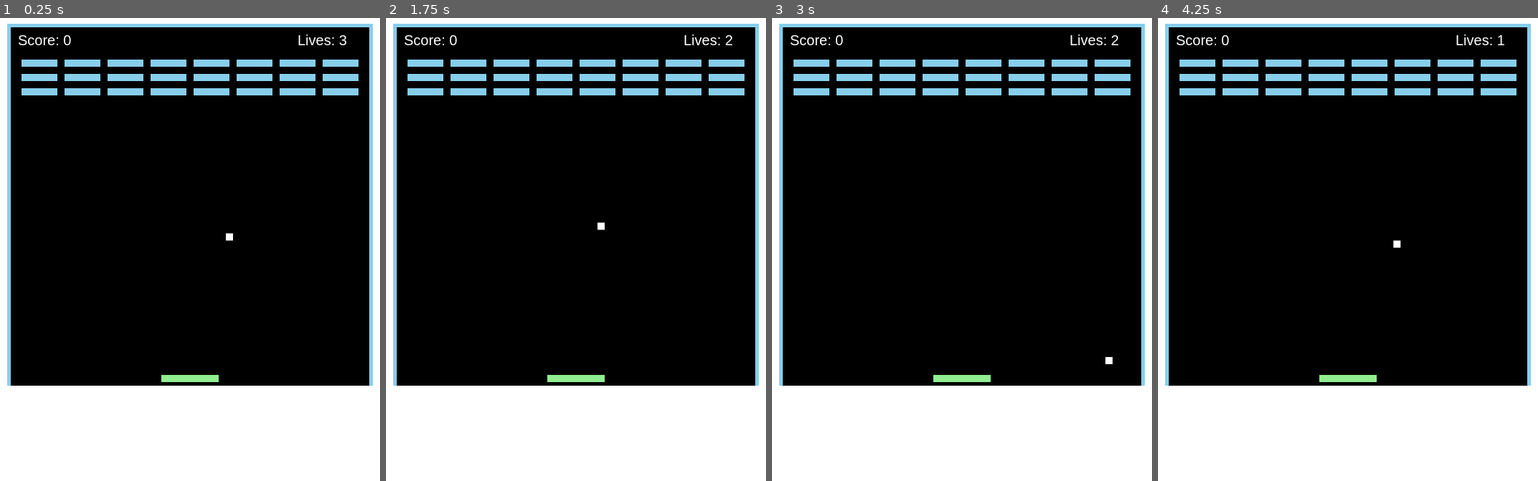
Above: before the commit, frames 1-4 (left to right).
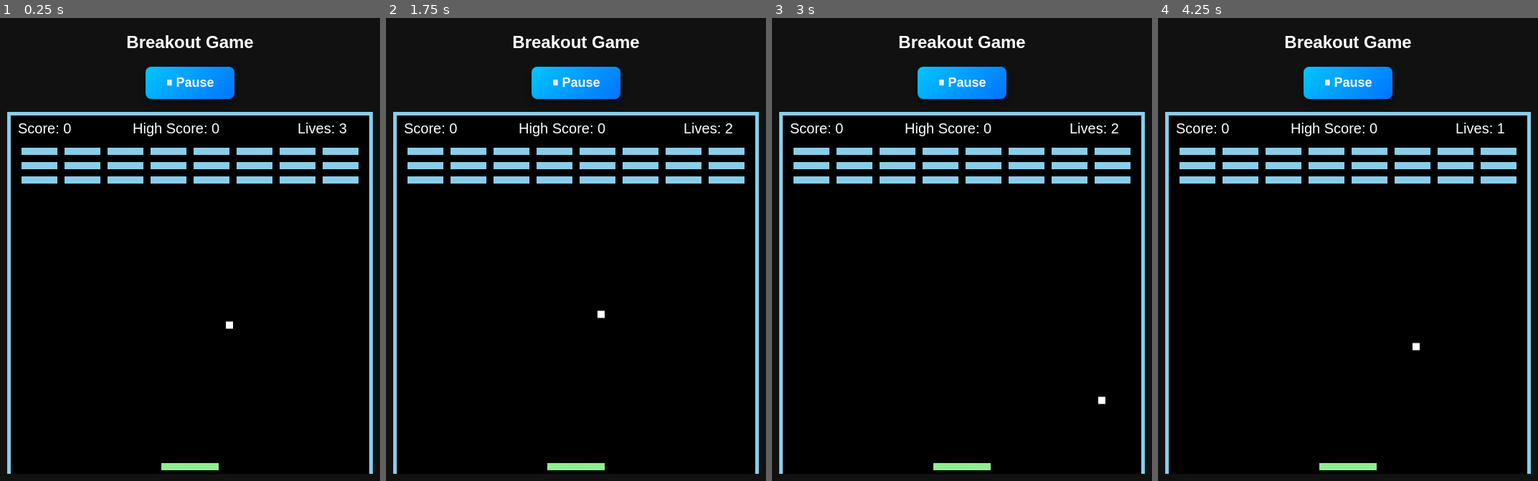
Above: after the commit, the same moments.

Repository: Yelle-stack/BreakoutGame
Game: browser game, page index.html
The game is run twice, just before and just after one commit, with the same random seed, the same clock (stepped at 60 frames per second) and the same inputs.
Inputs (mouse positions are in pixels of both pictures, inside the frame that each line leads up to):
- Up to frame 1 (0.25 s): no input
- Up to frame 2 (1.75 s): no input
- Up to frame 3 (3 s): click (962, 82) at 2.02 s, where only the run after the commit has a clickable "⏸ Pause"; click (962, 82) at 2.47 s, where only the run after the commit has a clickable "▶ Resume"; tap Space at 2.52 s
- Up to frame 4 (4.25 s): tap P at 3.52 s; click (1348, 82) at 3.67 s, where only the run after the commit has a clickable "▶ Resume"

The runs differ from the first frame. In frame 1, 36% of the frame differs, in the area x 0-100%, y 0-100%; in frame 2, 36%; in frame 3, 36%; in frame 4, 36%.

Commit message:
Add sounds and update game logic

Diff:
--- a/breakout.css
+++ b/breakout.css
@@ -1,6 +1,8 @@
 body {
     text-align: center;
     font-family: Arial, Helvetica, sans-serif;
+    background: #111;
+    color: white;
 }
 
 #board {
@@ -9,3 +11,42 @@
     border-left: 5px solid skyblue;
     border-right: 5px solid skyblue;
 }
+
+/* Pause button */
+
+.pause-button {
+    padding: 12px 28px;
+    font-size: 18px;
+    font-weight: bold;
+
+    background: linear-gradient(
+        135deg,
+        #00c6ff,
+        #0072ff
+    );
+
+    color: white;
+
+    border: none;
+
+    border-radius: 8px;
+
+    cursor: pointer;
+
+    transition: all 0.2s ease;
+
+    box-shadow: 0 4px 10px rgba(
+        0,
+        0,
+        0,
+        0.4
+    );
+}
+
+.pause-button:hover {
+    transform: scale(1.05);
+}
+
+.pause-button:active {
+    transform: scale(0.95);
+}
--- a/breakout.js
+++ b/breakout.js
@@ -3,83 +3,167 @@
         this.width = 80;
         this.height = 10;
         this.velocityX = 400;
-        this.x = boardWidth / 2 - this.width / 2;
-        this.y = boardHeight - this.height - 5;
+
+        this.x =
+            boardWidth / 2 -
+            this.width / 2;
+
+        this.y =
+            boardHeight -
+            this.height -
+            5;
     }
 
     move(direction, deltaTime, boardWidth) {
-        let nextX = this.x + direction * this.velocityX * deltaTime;
-
-        if (nextX >= 0 && nextX + this.width <= boardWidth) {
+
+        let nextX =
+            this.x +
+            direction *
+            this.velocityX *
+            deltaTime;
+
+        if (
+            nextX >= 0 &&
+            nextX + this.width <= boardWidth
+        ) {
             this.x = nextX;
         }
     }
 
     draw(ctx) {
         ctx.fillStyle = "lightgreen";
-        ctx.fillRect(this.x, this.y, this.width, this.height);
-    }
-    }
+
+        ctx.fillRect(
+            this.x,
+            this.y,
+            this.width,
+            this.height
+        );
+    }
+}
 
 class Ball {
     constructor(boardWidth, boardHeight) {
+
         this.width = 10;
         this.height = 10;
-        this.reset(boardWidth, boardHeight);
+
+        this.reset(
+            boardWidth,
+            boardHeight
+        );
     }
 
     reset(boardWidth, boardHeight) {
-        this.x = boardWidth / 2;
-        this.y = boardHeight / 2;
+
+        this.x =
+            boardWidth / 2;
+
+        this.y =
+            boardHeight / 2;
+
         this.velocityX = 200;
         this.velocityY = 150;
     }
 
     update(deltaTime) {
-        this.x += this.velocityX * deltaTime;
-        this.y += this.velocityY * deltaTime;
-    }
+
+        this.x +=
+            this.velocityX *
+            deltaTime;
+
+        this.y +=
+            this.velocityY *
+            deltaTime;
+    }
+
     draw(ctx) {
+
         ctx.fillStyle = "white";
-        ctx.fillRect(this.x, this.y, this.width, this.height);
+
+        ctx.fillRect(
+            this.x,
+            this.y,
+            this.width,
+            this.height
+        );
     }
 }
 
 class Block {
     constructor(x, y) {
+
         this.x = x;
         this.y = y;
+
         this.width = 50;
         this.height = 10;
+
         this.break = false;
     }
 
     draw(ctx) {
+
         if (!this.break) {
-            ctx.fillStyle = "skyblue";
-            ctx.fillRect(this.x, this.y, this.width, this.height);
+
+            ctx.fillStyle =
+                "skyblue";
+
+            ctx.fillRect(
+                this.x,
+                this.y,
+                this.width,
+                this.height
+            );
         }
     }
 }
+
 class Game {
     constructor() {
-        this.board = document.getElementById("board");
-        this.ctx = this.board.getContext("2d");
+
+        this.board =
+            document.getElementById(
+                "board"
+            );
+
+        this.ctx =
+            this.board.getContext("2d");
 
         this.boardWidth = 500;
         this.boardHeight = 500;
 
-        this.board.width = this.boardWidth;
-        this.board.height = this.boardHeight;
-
-        this.player = new Player(this.boardWidth, this.boardHeight);
-        this.ball = new Ball(this.boardWidth, this.boardHeight);
+        this.board.width =
+            this.boardWidth;
+
+        this.board.height =
+            this.boardHeight;
+
+        this.player =
+            new Player(
+                this.boardWidth,
+                this.boardHeight
+            );
+
+        this.ball =
+            new Ball(
+                this.boardWidth,
+                this.boardHeight
+            );
 
         this.blocks = [];
+
         this.blockRows = 3;
         this.blockColumns = 8;
         this.blockMaxRows = 10;
+
         this.score = 0;
+
+        this.highScore =
+            localStorage.getItem(
+                "breakoutHighScore"
+            ) || 0;
+
         this.lives = 3;
 
         this.gameOver = false;
@@ -88,66 +172,199 @@
         this.lastTime = 0;
         this.direction = 0;
 
+        // Sounds
+
+        this.bounceSound =
+            document.getElementById(
+                "bounceSound"
+            );
+
+        this.gameOverSound =
+            document.getElementById(
+                "gameOverSound"
+            );
+
         this.createBlocks();
+
         this.addControls();
 
-        requestAnimationFrame((time) => this.update(time));
-    }
-     addControls() {
-        document.addEventListener("keydown", (e) => {
-            if (e.code === "ArrowLeft") this.direction = -1;
-            if (e.code === "ArrowRight") this.direction = 1;
-
-            if (e.code === "KeyP") {
-                this.paused = !this.paused;
+        requestAnimationFrame(
+            (time) =>
+                this.update(time)
+        );
+    }
+
+    addControls() {
+
+        document.addEventListener(
+            "keydown",
+            (e) => {
+
+                if (
+                    e.code ===
+                    "ArrowLeft"
+                )
+                    this.direction = -1;
+
+                if (
+                    e.code ===
+                    "ArrowRight"
+                )
+                    this.direction = 1;
+
+                if (
+                    e.code ===
+                    "KeyP"
+                )
+                    this.togglePause();
+
+                if (
+                    this.gameOver &&
+                    e.code === "Space"
+                )
+                    this.resetGame();
             }
-
-            if (this.gameOver && e.code === "Space") {
-                this.resetGame();
+        );
+
+        document.addEventListener(
+            "keyup",
+            () => {
+                this.direction = 0;
             }
-        });
-
-        document.addEventListener("keyup", () => {
-            this.direction = 0;
-        });
-    }
+        );
+
+        document
+            .getElementById(
+                "pauseBtn"
+            )
+            .addEventListener(
+                "click",
+                () => {
+                    this.togglePause();
+                }
+            );
+    }
+
+    togglePause() {
+
+        this.paused =
+            !this.paused;
+
+        let btn =
+            document.getElementById(
+                "pauseBtn"
+            );
+
+        if (this.paused) {
+
+            btn.textContent =
+                "▶ Resume";
+
+        } else {
+
+            btn.textContent =
+                "⏸ Pause";
+        }
+    }
+
     createBlocks() {
+
         this.blocks = [];
 
         let startX = 15;
         let startY = 45;
 
-        for (let c = 0; c < this.blockColumns; c++) {
-            for (let r = 0; r < this.blockRows; r++) {
-                let x = startX + c * 60;
-                let y = startY + r * 20;
-                this.blocks.push(new Block(x, y));
+        for (
+            let c = 0;
+            c < this.blockColumns;
+            c++
+        ) {
+
+            for (
+                let r = 0;
+                r < this.blockRows;
+                r++
+            ) {
+
+                let x =
+                    startX +
+                    c * 60;
+
+                let y =
+                    startY +
+                    r * 20;
+
+                this.blocks.push(
+                    new Block(x, y)
+                );
             }
         }
     }
+
     detectCollision(a, b) {
+
         return (
-            a.x < b.x + b.width &&
-            a.x + a.width > b.x &&
-            a.y < b.y + b.height &&
-            a.y + a.height > b.y
-        );
-    }
-     update(time) {
-        let deltaTime = (time - this.lastTime) / 1000;
+            a.x <
+                b.x +
+                    b.width &&
+            a.x +
+                a.width >
+                b.x &&
+            a.y <
+                b.y +
+                    b.height &&
+            a.y +
+                a.height >
+                b.y
+        );
+    }
+
+    update(time) {
+
+        let deltaTime =
+            (time -
+                this.lastTime) /
+            1000;
+
         this.lastTime = time;
 
-        requestAnimationFrame((t) => this.update(t));
-
-        if (this.paused || this.gameOver) return;
-
-        this.ctx.clearRect(0, 0, this.boardWidth, this.boardHeight);
-
-        this.player.move(this.direction, deltaTime, this.boardWidth);
-        this.player.draw(this.ctx);
-
-        this.ball.update(deltaTime);
-        this.ball.draw(this.ctx);
+        requestAnimationFrame(
+            (t) =>
+                this.update(t)
+        );
+
+        this.ctx.clearRect(
+            0,
+            0,
+            this.boardWidth,
+            this.boardHeight
+        );
+
+        if (
+            this.paused ||
+            this.gameOver
+        ) {
+            this.drawUI();
+            return;
+        }
+
+        this.player.move(
+            this.direction,
+            deltaTime,
+            this.boardWidth
+        );
+
+        this.player.draw(
+            this.ctx
+        );
+
+        this.ball.update(
+            deltaTime
+        );
+
+        this.ball.draw(
+            this.ctx
+        );
 
         this.handleWallCollision();
         this.handlePlayerCollision();
@@ -155,100 +372,232 @@
 
         this.drawUI();
     }
+
     handleWallCollision() {
+
         if (this.ball.y <= 0) {
+
             this.ball.velocityY *= -1;
+
+            this.playBounce();
         }
 
         if (
             this.ball.x <= 0 ||
-            this.ball.x + this.ball.width >= this.boardWidth
-        ) {
+            this.ball.x +
+                this.ball.width >=
+                this.boardWidth
+        ) {
+
             this.ball.velocityX *= -1;
-        }
-
-        if (this.ball.y + this.ball.height >= this.boardHeight) {
+
+            this.playBounce();
+        }
+
+        if (
+            this.ball.y +
+                this.ball.height >=
+            this.boardHeight
+        ) {
+
             this.lives--;
 
-            if (this.lives <= 0) {
-                this.gameOver = true;
+            if (
+                this.lives <= 0
+            ) {
+
+                this.gameOver =
+                    true;
+
+                this.saveHighScore();
+
+                if (
+                    this.gameOverSound
+                )
+                    this.gameOverSound.play();
             } else {
-                this.ball.reset(this.boardWidth, this.boardHeight);
+
+                this.ball.reset(
+                    this.boardWidth,
+                    this.boardHeight
+                );
             }
         }
     }
-     handlePlayerCollision() {
-        if (this.detectCollision(this.ball, this.player)) {
-            this.ball.velocityY = -Math.abs(this.ball.velocityY);
+
+    handlePlayerCollision() {
+
+        if (
+            this.detectCollision(
+                this.ball,
+                this.player
+            )
+        ) {
+
+            this.ball.velocityY =
+                -Math.abs(
+                    this.ball.velocityY
+                );
+
+            this.playBounce();
         }
     }
 
     handleBlockCollision() {
+
         let remaining = 0;
 
-        for (let block of this.blocks) {
+        for (
+            let block of this.blocks
+        ) {
+
             if (!block.break) {
-                if (this.detectCollision(this.ball, block)) {
-                    block.break = true;
-                    this.ball.velocityY *= -1;
+
+                if (
+                    this.detectCollision(
+                        this.ball,
+                        block
+                    )
+                ) {
+
+                    block.break =
+                        true;
+
+                    this.ball.velocityY *=
+                        -1;
+
                     this.score += 100;
+
+                    this.playBounce();
                 } else {
+
                     remaining++;
                 }
 
-                block.draw(this.ctx);
+                block.draw(
+                    this.ctx
+                );
             }
         }
-         if (remaining === 0) {
-            this.blockRows = Math.min(
-                this.blockRows + 1,
-                this.blockMaxRows
-            );
+
+        if (remaining === 0) {
+
+            this.blockRows =
+                Math.min(
+                    this.blockRows +
+                        1,
+                    this.blockMaxRows
+                );
 
             this.score += 1000;
+
             this.createBlocks();
         }
     }
 
+    playBounce() {
+
+        if (!this.bounceSound)
+            return;
+
+        this.bounceSound.currentTime = 0;
+
+        this.bounceSound.play();
+    }
+
+    saveHighScore() {
+
+        if (
+            this.score >
+            this.highScore
+        ) {
+
+            this.highScore =
+                this.score;
+
+            localStorage.setItem(
+                "breakoutHighScore",
+                this.highScore
+            );
+        }
+    }
+
     drawUI() {
-        this.ctx.fillStyle = "white";
-        this.ctx.font = "20px sans-serif";
-
-        this.ctx.fillText("Score: " + this.score, 10, 25);
-        this.ctx.fillText("Lives: " + this.lives, 400, 25);
+
+        this.ctx.fillStyle =
+            "white";
+
+        this.ctx.font =
+            "20px sans-serif";
+
+        this.ctx.fillText(
+            "Score: " +
+                this.score,
+            10,
+            25
+        );
+
+        this.ctx.fillText(
+            "High Score: " +
+                this.highScore,
+            170,
+            25
+        );
+
+        this.ctx.fillText(
+            "Lives: " +
+                this.lives,
+            400,
+            25
+        );
 
         if (this.paused) {
-            this.ctx.fillText("PAUSED", 220, 250);
-        }
-         if (this.gameOver) {
+
+            this.ctx.font =
+                "30px sans-serif";
+
+            this.ctx.fillText(
+                "PAUSED",
+                200,
+                250
+            );
+        }
+
+        if (this.gameOver) {
+
+            this.ctx.font =
+                "25px sans-serif";
+
             this.ctx.fillText(
                 "Game Over — Press Space",
-                140,
+                110,
                 250
             );
         }
     }
 
     resetGame() {
+
         this.score = 0;
         this.lives = 3;
         this.blockRows = 3;
         this.gameOver = false;
 
-        this.player = new Player(
-            this.boardWidth,
-            this.boardHeight
-        );
+        this.player =
+            new Player(
+                this.boardWidth,
+                this.boardHeight
+            );
 
         this.ball.reset(
             this.boardWidth,
             this.boardHeight
         );
-                this.createBlocks();
+
+        this.createBlocks();
     }
 }
 
-// Lancer le jeu quand la page est chargée
 window.onload = () => {
     new Game();
 };
--- a/index.html
+++ b/index.html
@@ -4,10 +4,26 @@
     <meta charset="UTF-8">
     <meta name="viewport" content="width=device-width, initial-scale=1.0">
     <title>Breakout</title>
+
     <link rel="stylesheet" href="breakout.css">
     <script src="breakout.js" defer></script>
 </head>
 <body>
-    <canvas id="board"></canvas>
+
+<h2>Breakout Game</h2>
+
+<button id="pauseBtn" class="pause-button">
+    ⏸ Pause
+</button>
+
+<br><br>
+
+<canvas id="board"></canvas>
+
+<!-- Sounds -->
+
+<audio id="bounceSound" src="sounds/bounce.mp3"></audio>
+<audio id="gameOverSound" src="sounds/gameover.mp3"></audio>
+
 </body>
 </html>
Not shown, added: sounds/bounce.mp3
Not shown, added: sounds/gameover.mp3
